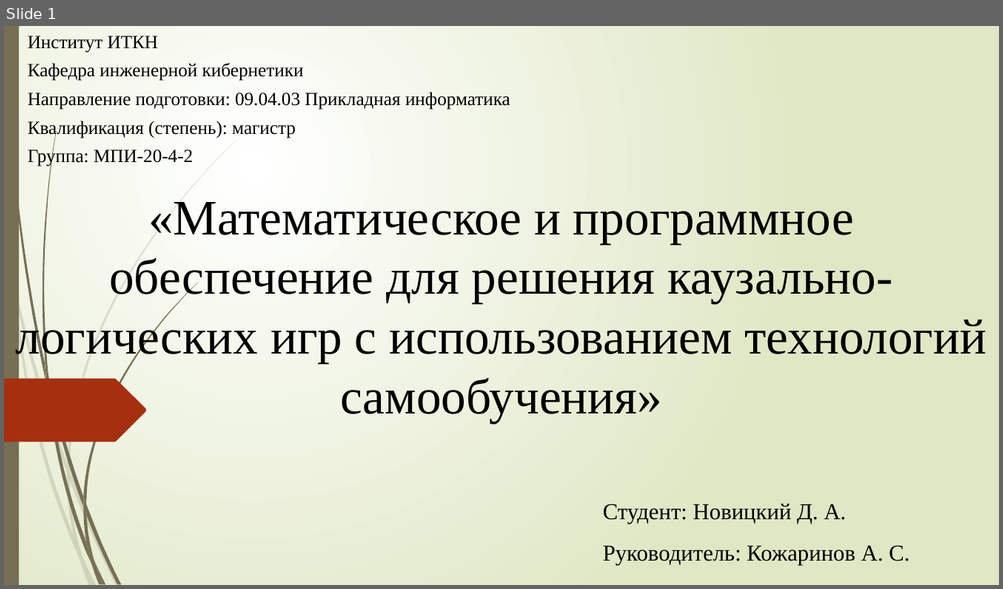
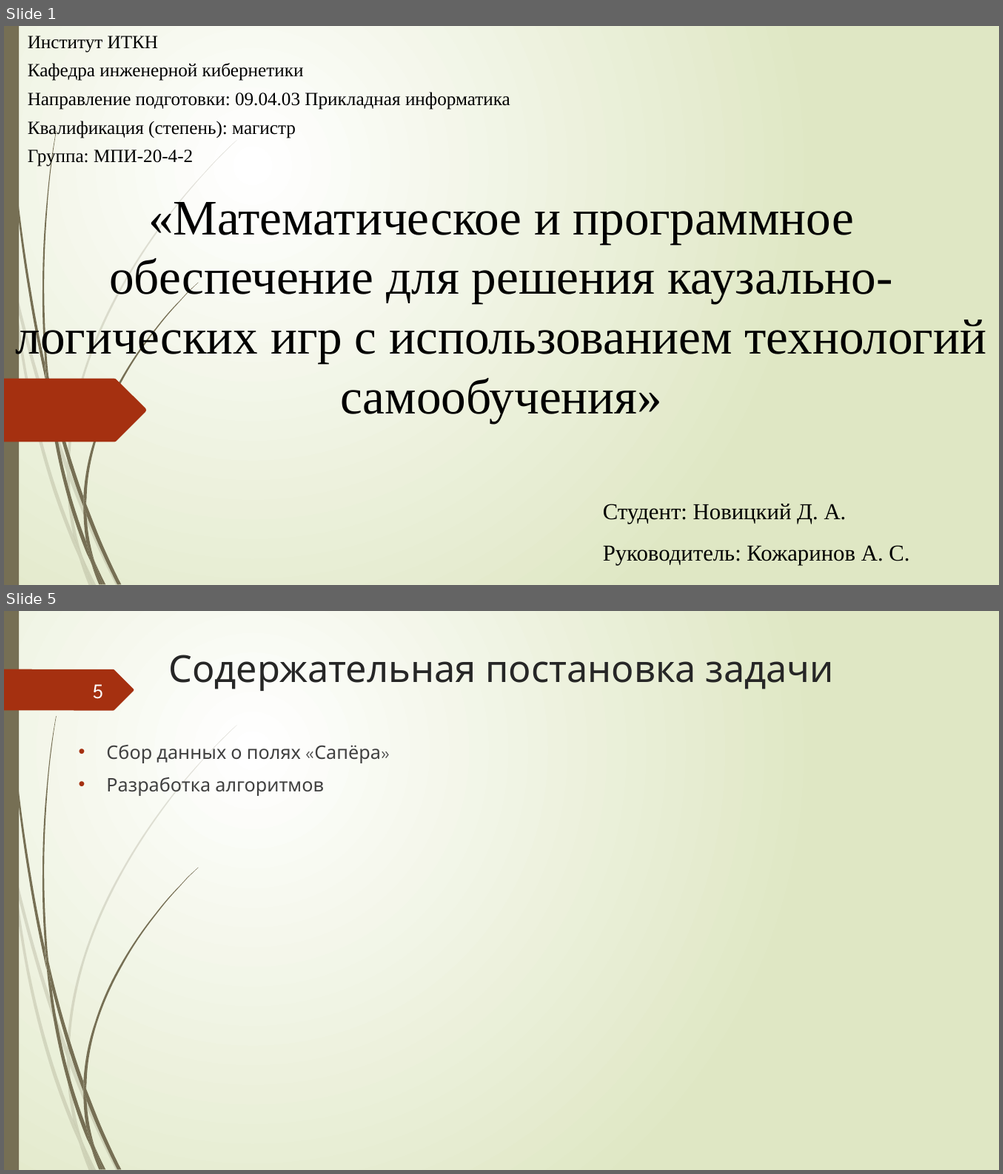
Before and after one commit to xex238/Diploma_2022, a slide deck: docs/Отчёты/ВКР/Новицкий_МПИ-20-4-2_ВКР_Презентация.pptx. Shown one above the other, each under a label of ours: slide 1 before the commit, slides 1 and 5 after it; the slides between them are not shown. The pictures are 1003x589 and 1003x1174 pixels, drawn with LibreOffice and Linux fonts; fonts in the diff are those of the drawing. Boxes give left, top, right and bottom in pixels: in the first picture for what was removed or moved away, otherwise in the second. Text is boxed around its words. In the diff, an @@ line names an element or a change of style, - is before the commit and + after.

```diff
--- a/docs/Отчёты/ВКР/Новицкий_МПИ-20-4-2_ВКР_Презентация.pptx
+++ b/docs/Отчёты/ВКР/Новицкий_МПИ-20-4-2_ВКР_Презентация.pptx
@@ slide 5 added at (4,611,999,1170), background gradient #FFFFFF to #DFE8C4; not listed: 23 template elements that a slide beside it also shows @@
@@ title added at (168,655,834,691), 36 pt, text #262626 @@
+Содержательная постановка задачи
@@ freeform shape added at (4,669,134,710), fill #A53010 @@
@@ page number added at (93,684,104,699), 20 pt, text #FEFFFF @@
+5
@@ text added at (106,745,381,796), 18 pt, text #404040 @@
+• Сбор данных о полях «Сапёра»
+• Разработка алгоритмов
```
Also in this commit, not shown: 3 slides changed, 2 other slides added, 4 other files.
